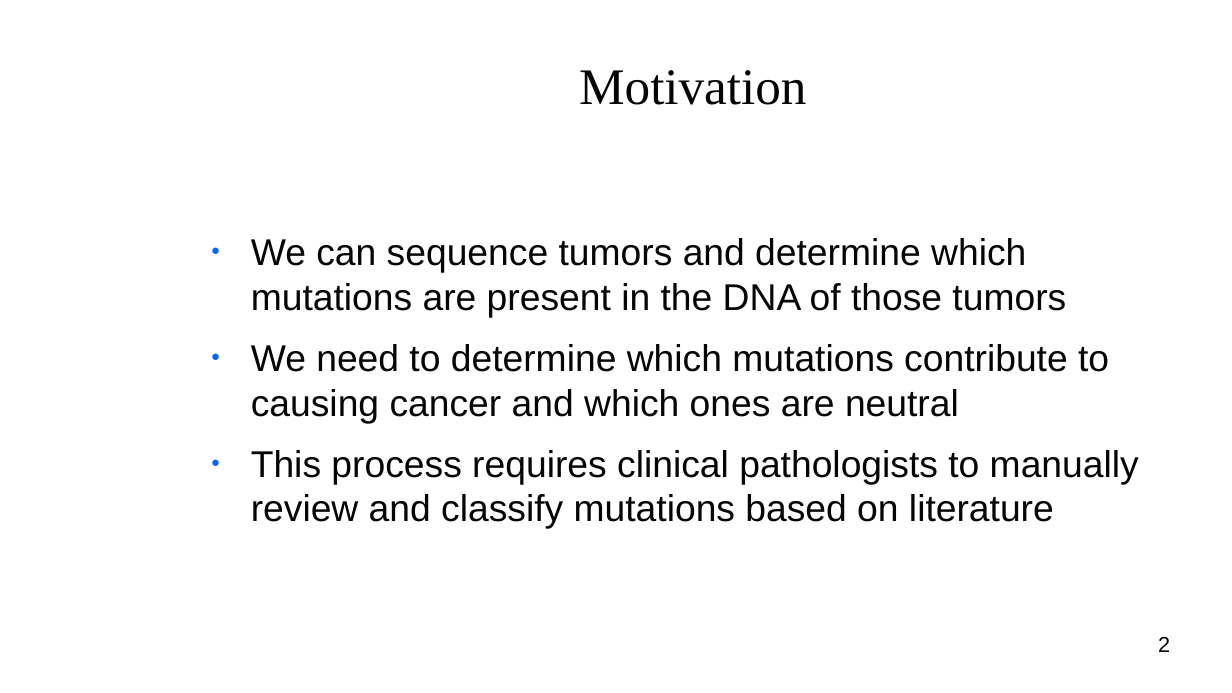
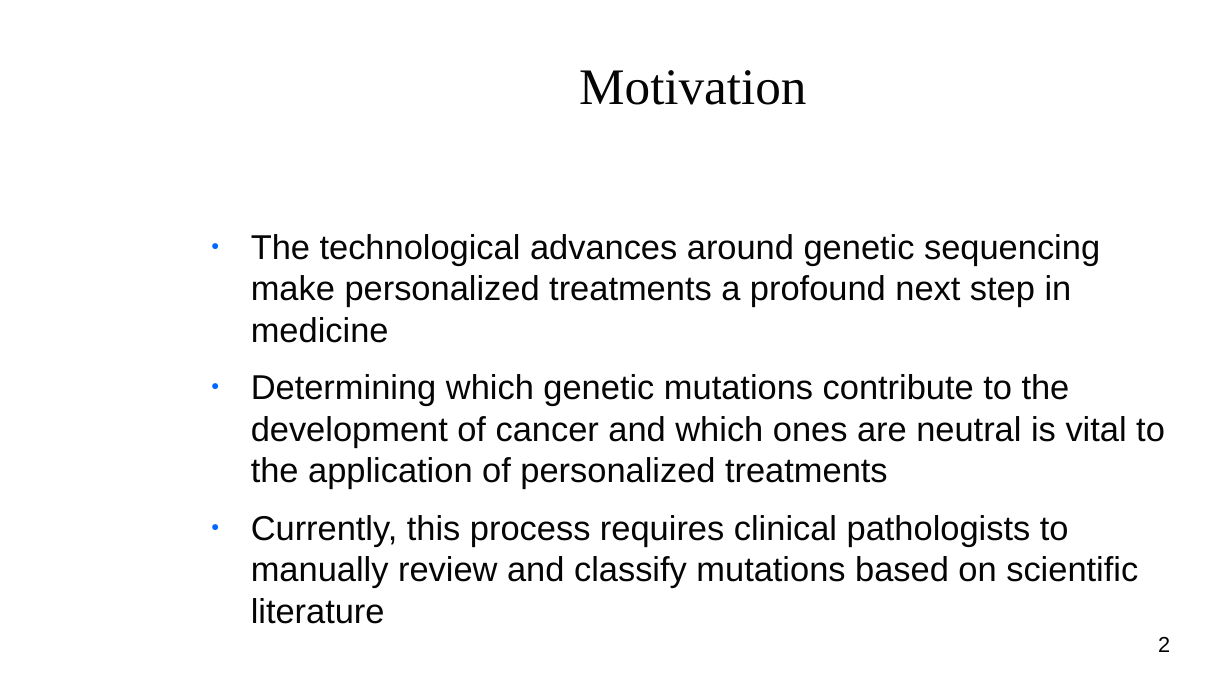
Before and after one commit to Shredder42/mutations, a slide deck: slide 2 of presentation.odp. Drawn at 1232x693 pixels with LibreOffice and Linux fonts; fonts in the diff are those of the drawing; background and template pictures are left out. Boxes give left, top, right and bottom in pixels: in the first picture for what was removed or moved away, otherwise in the second. Text is boxed around its words. In the diff, an @@ line names an element or a change of style, - is before the commit and + after.

Commit message:
after first review

```diff
--- a/presentation.odp
+++ b/presentation.odp
@@ text at [251,234,1165,588]: text changed; size 24 to 22.2 pt @@
-● We can sequence tumors and determine which mutations are present in the DNA of those tumors
-● We need to determine which mutations contribute to causing cancer and which ones are neutral
-● This process requires clinical pathologists to manually review and classify mutations based on literature
+● The technological advances around genetic sequencing make personalized treatments a profound next step in medicine
+● Determining which genetic mutations contribute to the development of cancer and which ones are neutral is vital to the application of personalized treatments
+● Currently, this process requires clinical pathologists to manually review and classify mutations based on scientific literature
```
Also in this commit, not shown: 5 other slides changed, 2 slides added, 1 slide removed, 1 other file.
